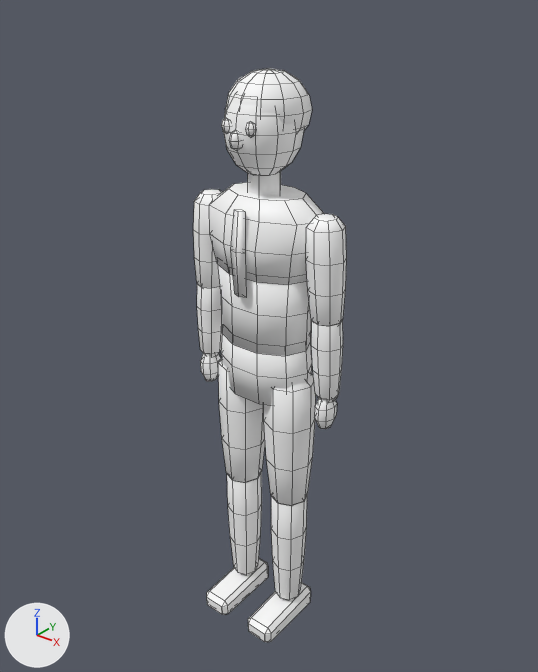
An edit to the Blender file v2/assets/sources/human.blend, drawn before and after from the same camera.
The view is the same before and after, from a 50 mm lens placed at (1.253, -1.552, 2.0), pointed at (-0.022, 0.042, 1.012). The axes (+X, +Y, +Z) are drawn at lower left. The lights are the same throughout. The first picture is the older version. Mesh edges are drawn as thin lines. Objects named as collision shapes, trigger or cutter boxes, shadow casters or lower levels of detail are left out.

In view in the first picture: 'human_LOD0'.
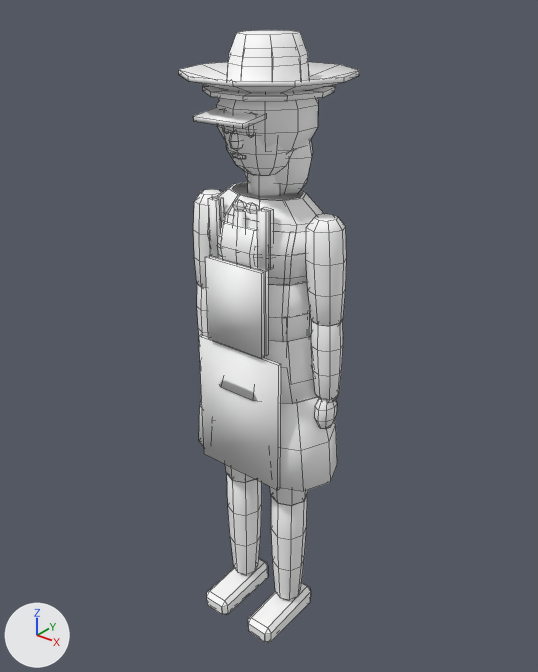
What the commit changed:
Material 'region_10' (mat_region_10) is new.
Its base color is (1.0, 1.0, 1.0) (white #ffffff).
Material 'region_9' (mat_region_9) is new.
Its base color is (1.0, 1.0, 1.0) (white #ffffff).
Material 'region_8' (mat_region_8) is new.
Its base color is (1.0, 1.0, 1.0) (white #ffffff).
me_human_lod0 is used by ob_human_lod0; location (0.0, 0.0, 0.0).
me_human_lod0 had 902 vertices, 825 faces and spanned x -0.26..0.26, y -0.17..0.13, z 0.0..1.78.
me_human_lod0 now has 1838 vertices, 1681 faces and spans x -0.26..0.26, y -0.21..0.23, z 0.0..1.87.
me_human_lod0 part 1: the loose piece of 40 vertices spanning x -0.19..0.19, y -0.11..0.1, z 1.25..1.47 is copied, and the copy is scaled about its middle by (0.899, 0.95, 1); it spans x -0.17..0.17, y -0.11..0.1, z 1.25..1.47.
me_human_lod0 part 2: the loose piece of 30 vertices spanning x -0.16..0.16, y -0.1..0.1, z 1.03..1.27 is copied, and the copy is scaled about its middle by (1.05, 1.07, 1.12), then moved by (0.0, 0.0, -0.01), in mat_region_8 (white #ffffff); it spans x -0.17..0.17, y -0.11..0.11, z 1.0..1.27.
me_human_lod0 part 3: the loose piece of 30 vertices spanning x -0.16..0.16, y -0.1..0.1, z 1.03..1.27 is copied, and the copy is scaled about its middle by (0.945, 1.14, 1.12), then moved by (0.0, 0.0, -0.01), in mat_region_8 (white #ffffff); it spans x -0.15..0.15, y -0.12..0.12, z 1.0..1.27.
me_human_lod0 part 4: a new loose piece, a UV sphere (6 segments, 4 rings, poles along z) spanning x 0.001..0.043, y -0.096..-0.072, z 1.429..1.461, in mat_region_5 (white #ffffff).
me_human_lod0 part 5: a new loose piece, a UV sphere (6 segments, 4 rings, poles along z) spanning x -0.043..-0.001, y -0.096..-0.072, z 1.429..1.461, in mat_region_5 (white #ffffff).
me_human_lod0 part 6: a new loose piece, a box spanning x -0.1..0.1, y -0.124..-0.112, z 1.05..1.3, in mat_region_3 (white #ffffff).
me_human_lod0 part 7: a new loose piece, a box spanning x 0.07..0.1, y -0.104..-0.092, z 1.3..1.46, in mat_region_3 (white #ffffff).
me_human_lod0 part 8: a new loose piece, a box spanning x -0.1..-0.07, y -0.104..-0.092, z 1.3..1.46, in mat_region_3 (white #ffffff).
me_human_lod0 part 9: a new loose piece, a box spanning x -0.1..0.1, y -0.142..-0.13, z 1.05..1.3, in mat_region_3 (white #ffffff).
me_human_lod0 part 10: a new loose piece, a box spanning x 0.07..0.1, y -0.122..-0.11, z 1.3..1.46, in mat_region_3 (white #ffffff).
me_human_lod0 part 11: a new loose piece, a box spanning x -0.1..-0.07, y -0.122..-0.11, z 1.3..1.46, in mat_region_3 (white #ffffff).
me_human_lod0 part 12: a new loose piece, a box spanning x -0.15..0.15, y -0.131..-0.119, z 0.62..1.04, in mat_region_8 (white #ffffff).
me_human_lod0 part 13: a new loose piece, a UV sphere (8 segments, 6 rings, poles along z) spanning x -0.12..0.12, y -0.03..0.12, z 1.43..1.71, in mat_region_1 (white #ffffff).
me_human_lod0 part 14: a new loose piece, a UV sphere (10 segments, 7 rings, poles along z) spanning x -0.13..0.13, y -0.13..0.15, z 1.55..1.8, in mat_region_1 (white #ffffff).
me_human_lod0 part 15: a new loose piece, a UV sphere (8 segments, 3 rings, poles along z) spanning x -0.023..0.023, y -0.116..-0.102, z 1.577..1.592, in mat_region_9 (white #ffffff).
me_human_lod0 part 16: 392 vertices added at x -0.25..0.25, y -0.21..0.23, z 0.6..1.87.
Other edits to the shape of me_human_lod0 do not show in these pictures.
me_human_lod0 gains material mat_region_8 (white #ffffff).
me_human_lod0 gains material mat_region_9 (white #ffffff).
me_human_lod0 gains material mat_region_10 (white #ffffff).

Boxes (x1, y1, x2, y2) around the edits, measured in the pictures (538 x 672 px):
'human_LOD0', reshaped (17% wider, 7% taller)
    before: (193, 68, 347, 642)
    after: (179, 30, 359, 642)
part 1 of me_human_lod0, added
    after: (232, 183, 302, 200)
part 2 of me_human_lod0, added
    after: (269, 283, 312, 342)
part 3 of me_human_lod0, added
    after: (269, 284, 281, 333)
part 4 of me_human_lod0, added
    after: (245, 203, 258, 214)
part 5 of me_human_lod0, added
    after: (232, 200, 245, 210)
part 6 of me_human_lod0, added
    after: (210, 255, 269, 356)
part 7 of me_human_lod0, added
    after: (262, 207, 274, 269)
part 8 of me_human_lod0, added
    after: (213, 196, 224, 222)
part 9 of me_human_lod0, added
    after: (205, 256, 265, 358)
part 10 of me_human_lod0, added
    after: (257, 209, 269, 271)
part 11 of me_human_lod0, added
    after: (208, 197, 220, 257)
part 12 of me_human_lod0, added
    after: (199, 334, 281, 490)
part 13 of me_human_lod0, added
    after: (244, 139, 313, 194)
part 14 of me_human_lod0, added
    after: (216, 91, 318, 152)
part 15 of me_human_lod0, added
    after: (232, 153, 246, 159)
part 16 of me_human_lod0, added
    after: (179, 30, 359, 492)
